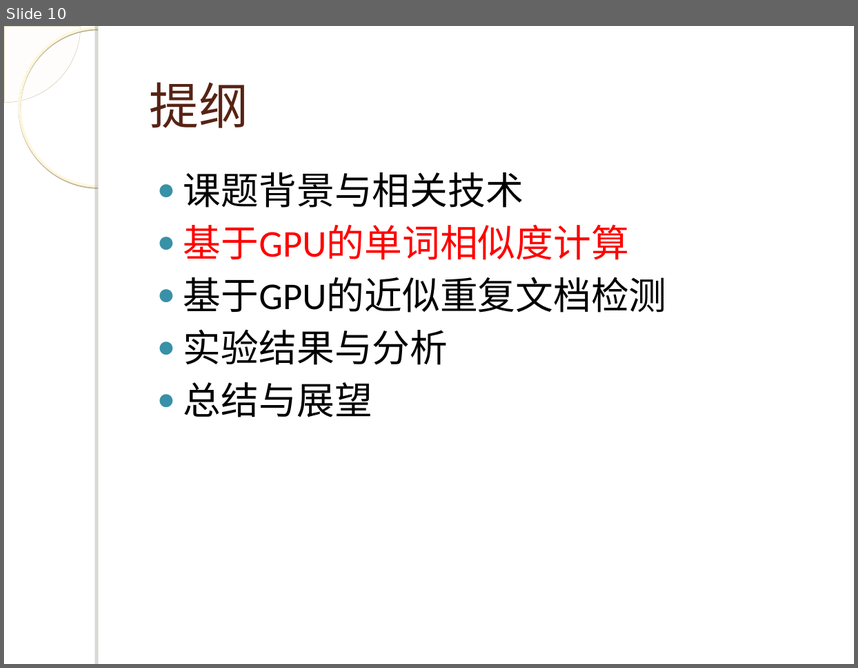
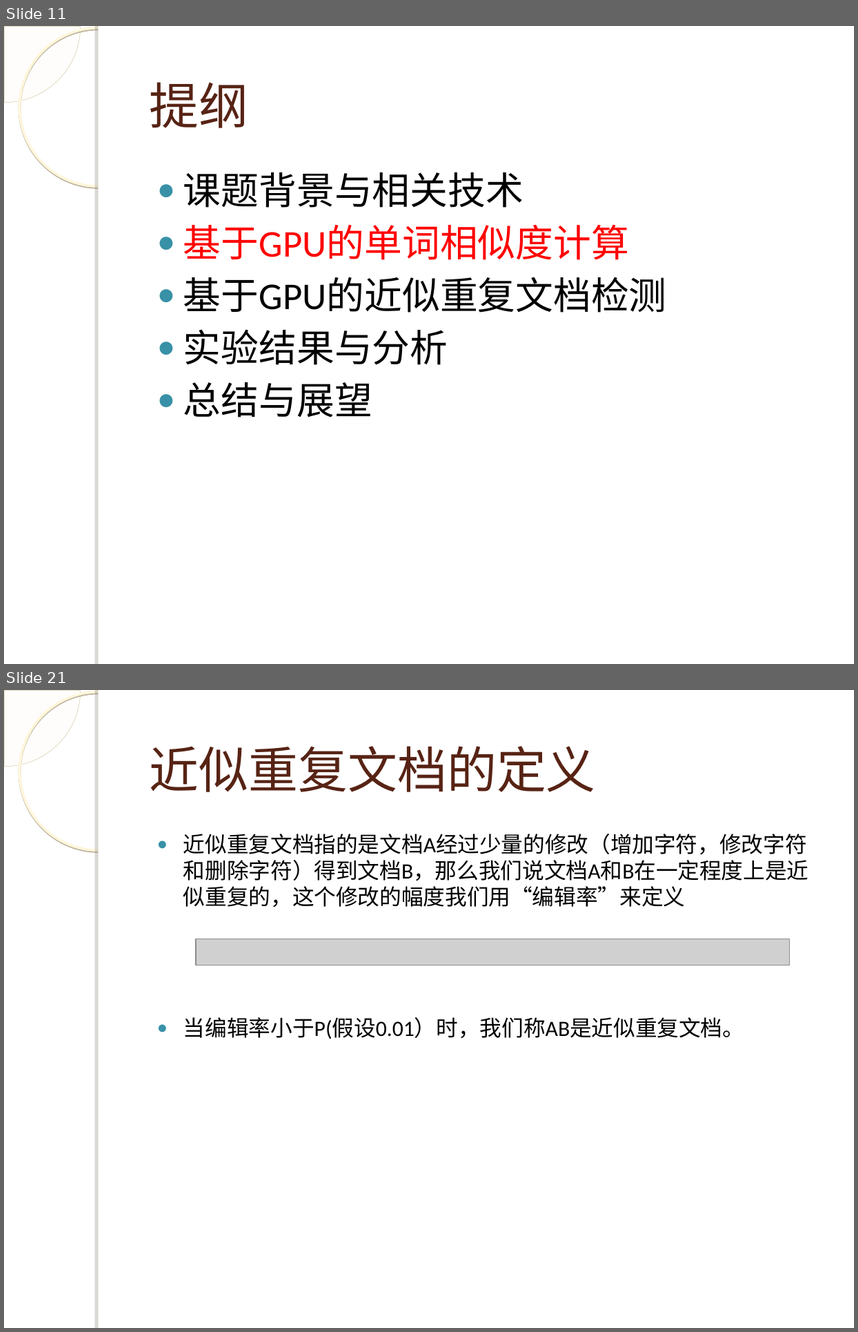
Before and after one commit to WangJunqiao/Tech-Study, a slide deck: 答辩.ppt. Shown one above the other, each under a label of ours: slide 10 before the commit, slides 11 and 21 after it; the slides between them are not shown. The pictures are 858x668 and 858x1332 pixels, drawn with LibreOffice and Linux fonts; fonts in the diff are those of the drawing; grey boxes stand for pictures; background and template pictures are left out. Boxes give left, top, right and bottom in pixels: in the first picture for what was removed or moved away, otherwise in the second. Text is boxed around its words. In the diff, an @@ line names an element or a change of style, - is before the commit and + after.

```diff
--- a/答辩.ppt
+++ b/答辩.ppt
@@ slide 21 added at (4,690,854,1328), background picture (left out); not listed: 4 template elements that a slide beside it also shows @@
@@ title added at (150,746,596,792), 42 pt, text #572314 @@
+近似重复文档的定义
@@ text added at (183,834,809,907), 18.5 pt, text #000000 @@
+● 近似重复文档指的是文档A经过少量的修改（增加字符，修改字符和删除字符）得到文档B，那么我们说文档A和B在一定程度上是近似重复的，这个修改的幅度我们用“编辑率”来定义
@@ picture added at (196,939,789,965) @@
@@ text added at (183,1017,744,1039), 18.5 pt, text #000000 @@
+● 当编辑率小于P(假设0.01）时，我们称AB是近似重复文档。
@@ what was slide 10 is now slide 11 @@
```
Also in this commit, not shown: 4 slides changed, 24 other slides added, 1 slide removed, 1 other file.
